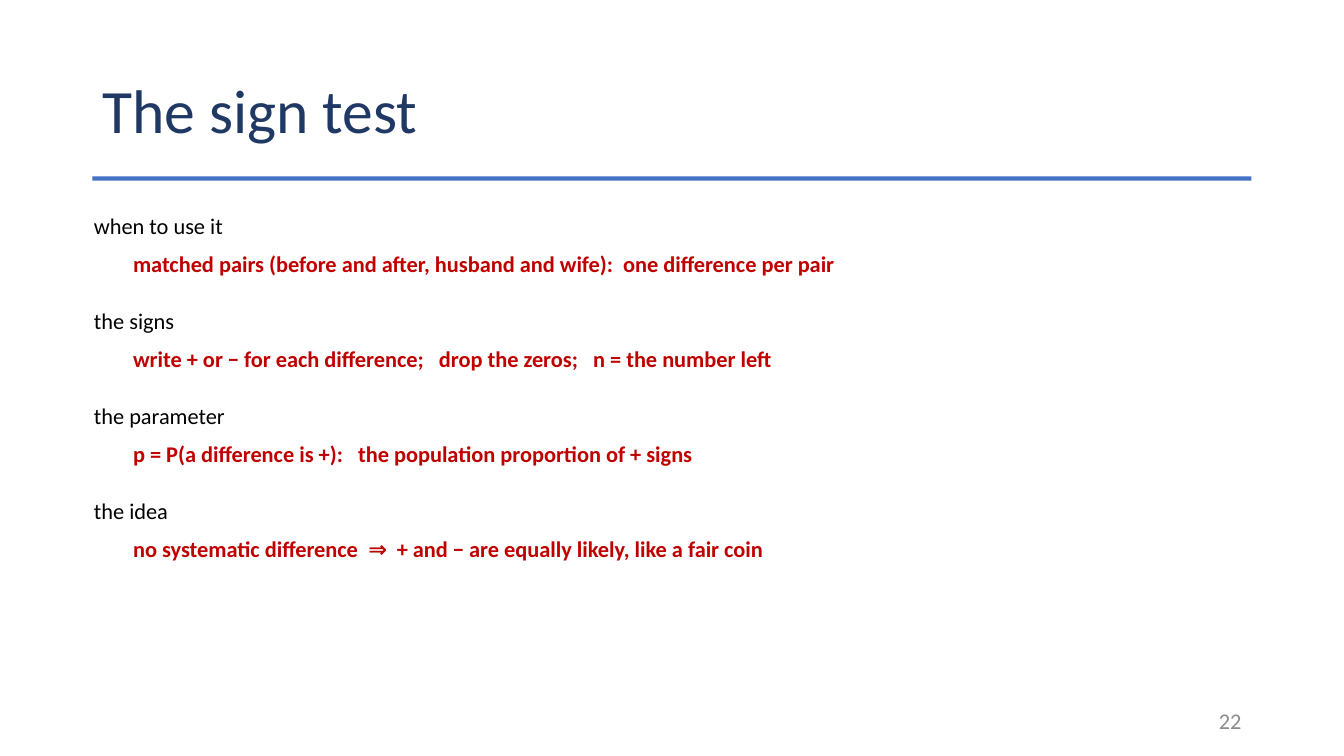
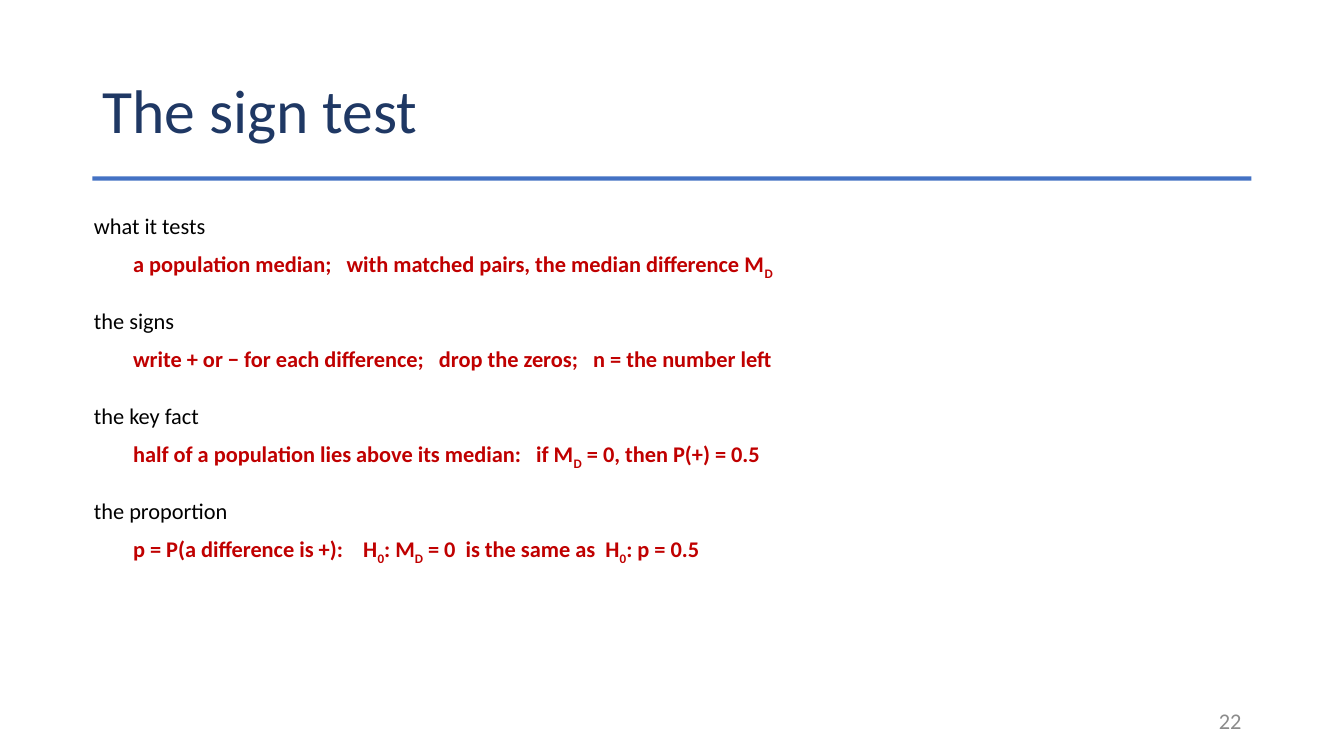
Before and after one commit to Jarred6068/Kvamme_UI_STAT251, a slide deck: slide 22 of docs/lecture_slides/Week 11/2026/Week11_Lecture26_Slides_11_04_2026.pptx. Drawn at 1344x756 pixels with LibreOffice and Linux fonts; fonts in the diff are those of the drawing. Boxes give left, top, right and bottom in pixels: in the first picture for what was removed or moved away, otherwise in the second. Text is boxed around its words. In the diff, an @@ line names an element or a change of style, - is before the commit and + after.

```diff
--- a/docs/lecture_slides/Week 11/2026/Week11_Lecture26_Slides_11_04_2026.pptx
+++ b/docs/lecture_slides/Week 11/2026/Week11_Lecture26_Slides_11_04_2026.pptx
@@ text at box(94, 218, 205, 234): text changed @@
-when to use it
+what it tests
@@ text at box(133, 256, 739, 276): text changed @@
-matched pairs (before and after, husband and wife): one difference per pair
+a population median; with matched pairs, the median difference MD
@@ text at box(94, 408, 199, 428): text changed @@
-the parameter
+the key fact
@@ text at box(133, 445, 760, 466): text changed @@
-p = P(a difference is +): the population proportion of + signs
+half of a population lies above its median: if MD = 0, then P(+) = 0.5
@@ text at box(94, 503, 227, 523): text changed @@
-the idea
+the proportion
@@ text at box(133, 540, 700, 561): text changed @@
-no systematic difference ⇒ + and − are equally likely, like a fair coin
+p = P(a difference is +): H0: MD = 0 is the same as H0: p = 0.5
```
Also in this commit, not shown: 5 other slides changed, 32 other files.
